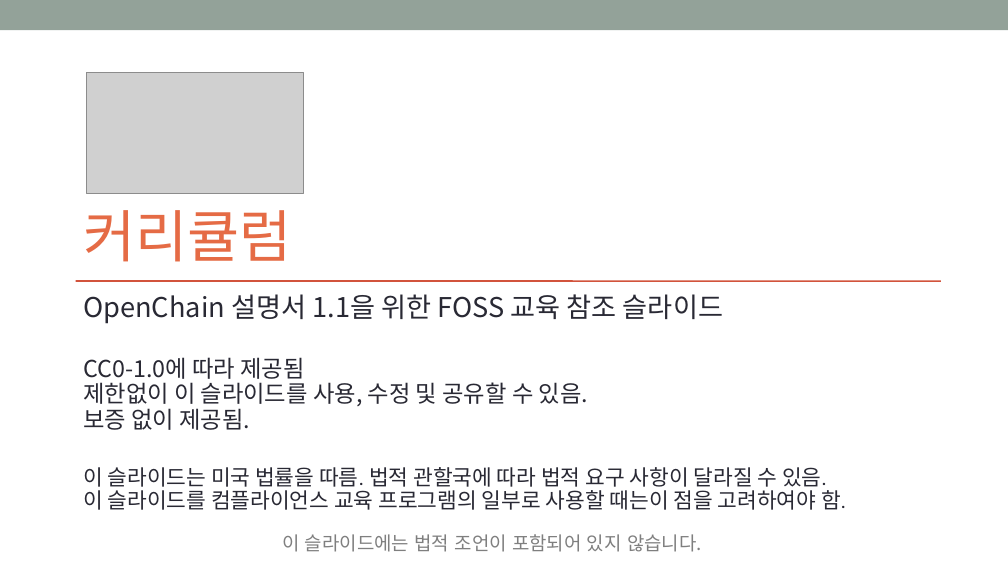
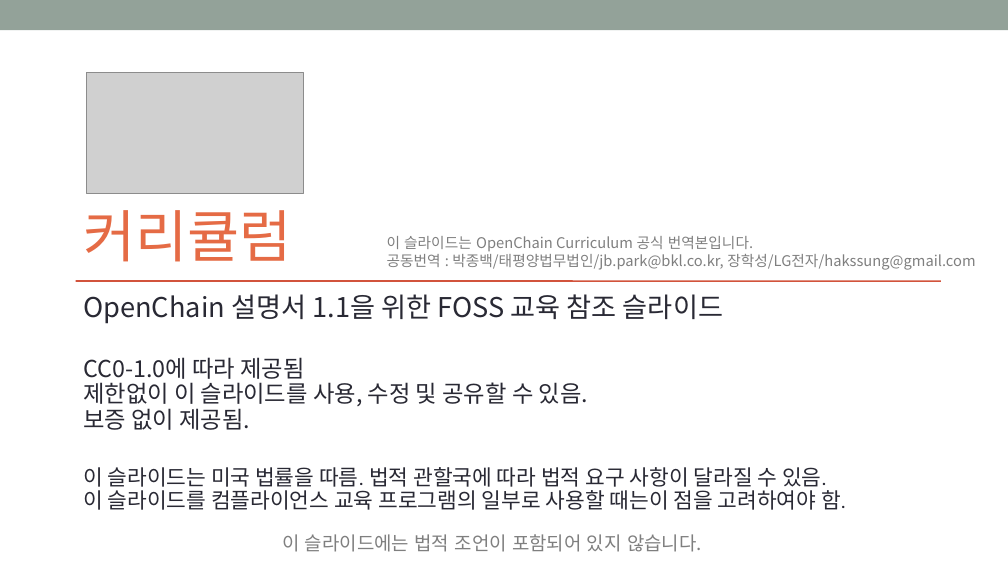
Before and after one commit to OpenChain-KWG/Curriculum-Translation-KR, a slide deck: slide 1 of release/1.1/openchain-curriculum-for-1-1-Kor.pptx. Drawn at 1008x567 pixels with LibreOffice and Linux fonts; fonts in the diff are those of the drawing; grey boxes stand for pictures. Boxes give left, top, right and bottom in pixels: in the first picture for what was removed or moved away, otherwise in the second. Text is boxed around its words. In the diff, an @@ line names an element or a change of style, - is before the commit and + after.

Commit message:
added translator info
added translator info

```diff
--- a/release/1.1/openchain-curriculum-for-1-1-Kor.pptx
+++ b/release/1.1/openchain-curriculum-for-1-1-Kor.pptx
@@ text added at <box>387,236,975,270</box>, 14 pt, text #7F7F7F @@
+이 슬라이드는 OpenChain Curriculum 공식 번역본입니다.
+공동번역 : 박종백/태평양법무법인/jb.park@bkl.co.kr, 장학성/LG전자/hakssung@gmail.com
```
